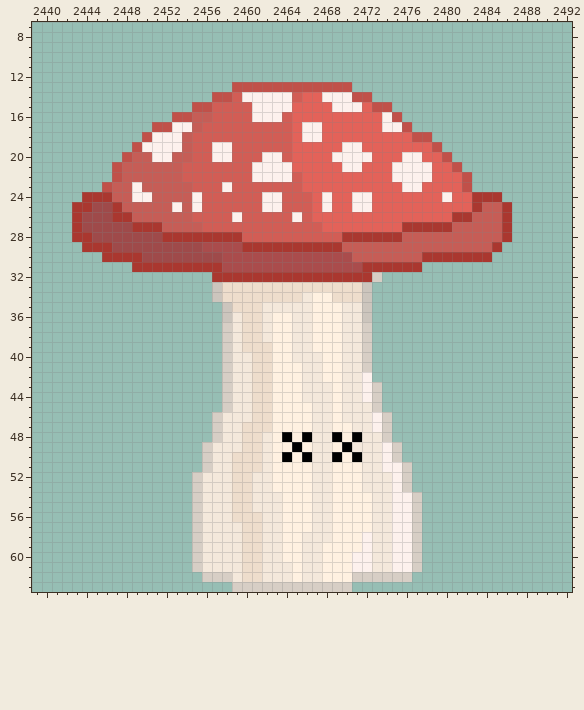
Pixel-art file, stored at assets/art/enemies/Shroom-Sheet.aseprite. The picture above was drawn from the file before the commit.
2880x64 pixels, 1 frame. Colours within 5 levels of each other are drawn and written as one. Shown: x 2439..2492, y 7..63. The old version is drawn lined up with the new one, on the new canvas. The commit also changed other parts of the picture, which this record leaves out.
Now the later version:
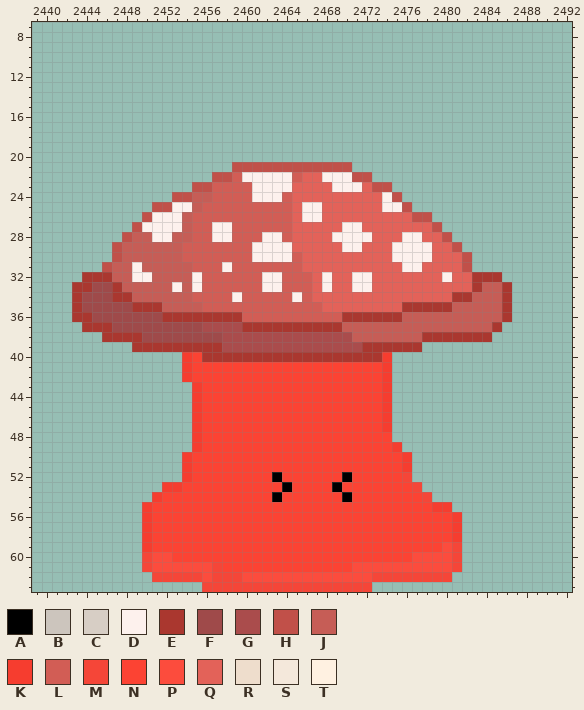
Palette (. is transparent): A #000000  B #ccc5bd  C #d7cec5  D #fdf1ed  E #aa372f  F #9f4a4a  G #aa4c4c  H #c15049  J #c65d56  K #f63d2f  L #d25d55  M #f54638  N #fc4333  P #fc4c3d  Q #e36259  R #eeddcc  S #f4e8db  T #fff1e1
The edit:
canvas 2880x64 -> 3520x64
@@ x 2439..2492 @@
 12 ......................................................
-13 ....................HHHHHHHHHHHH......................
-14 ..................HHLDDDDDLQQDDDHH....................
-15 ................HHLLLLDDDDQQQQDDDQHH..................
-16 ..............HHJJLLLLDDDLQQQQQQQQQDH.................
-17 ............HHDDJLLLLLLLLLQDDQQQQQQDDH................
-18 ...........HDDDJLLLLLLLLLLQDDQQQQQQQQQHH..............
-19 ..........HDDDDJLLDDLLLLLLQQQQQDDQQQQQQQH.............
-20 .........HJJDDJJLLDDLLLDDLQQQQDDDDQQQDDQQH............
-21 ........HJJJJJJLLLLLLLDDDDQQQQQDDQQQDDDDQQH...........
-22 ........HJJJJJJLLLLLLLDDDDLQQQQQQQQQDDDDQQQH..........
-23 .......HJJDJJJJJLLLDLLLLLLLQQQQQQQQQQDDQQQQH..........
-24 .....EEEJJDDJJJJDLLLLLLDDLLLQDQQDDQQQQQQQDQQEEE.......
-25 ....EEFFEJJJJJDJDLLLLLLDDLLLQDQQDDQQQQQQQQQQEJJE......
-26 ....EFFFEEJJJJJJLLLLDLLLLLDLQQQQQQQQQQQQQQEEJJJE......
-27 ....EFFFFFEEEJJJJLLLLLLLLLLLLQQQQQQQQEEEEEJJJJJE......
-28 ....EEFFFFFFFEEEEEEEELLLLLLLLLLEEEEEEJJJJJJJJJJE......
-29 .....EEEFFFFFFFFFGGGGEEEEEEEEEEJJJJJJJJJJJJJJJE.......
-30 .......EEEEFFFFFFFFGGGGGGGGGGGGGJJJJJJJEEEEEEE........
-31 ..........EEEEEEEEEGGGGGGGGGGGGGGEEEEEE...............
-32 ..................EEEEEEEEEEEEEEEEC...................
-33 ..................BRRRRRRRRRRRRRRB....................
-34 ..................BRRRRRRRRSTTRRRB....................
-35 ...................BRRRSSSSSTTTSSB....................
-36 ...................BSRRSTTSSTTTSSB....................
-37 ...................CSRRSTTSSTTTSSC....................
-38 ...................CSRRSTTSSTTTSSC....................
-39 ...................CSRRRTTSSTTTSSC....................
-40 ...................CSSRRTTSSSTTSSC....................
-41 ...................CSSRRTTTSSTTSSC....................
-42 ...................CSSRRTTTSSTTSSD....................
-43 ...................CSSRRTTTSSSTSSDC...................
-44 ...................CSSRRTTTSSSTSSDC...................
-45 ...................CSSRRTTTTSSTSSSC...................
-46 ..................CSSSRRTTTTSSTSSSDC..................
-47 ..................CSSRRRTTTTSSTTSSDC..................
-48 ..................CSSRRSTATASSATASSC..................
-49 .................CSSSRRSTTATSSTASSSDC.................
-50 .................CSSRRRSTATASSATASSDC.................
-51 .................CSSRRRSTTTTSSTTTSSDDC................
-52 ................CSSSRRSSTTTTSSTTTSSSDC................
-53 ................CSSSRRSSTTTTSSTTTSSSDC................
-54 ................CSSSRRSSSTTTSSTTTTSSDDC...............
-55 ................CSSSRRSSSTTTSSTTTTSSDDC...............
-56 ................CSSSRRRSSTTTSSTTTTSSDDC...............
-57 ................CSSSSRRSSTTTSSTTTTSSDDC...............
-58 ................CSSSSRRSSTTSSSTTTDSSDDC...............
-59 ................CSSSSRRSSTTSSTTTTDSSDDC...............
-60 ................CSSSSRRSSTTSSTTTDDSSDDC...............
-61 ................CSSSSRRSSSTSSTTTDDSSDDC...............
-62 .................CCCSRRSSSTSSTTTCCCCCC................
-63 ....................CCCCCCCCCCCC......................
+13 ......................................................
+14 ......................................................
+15 ......................................................
+16 ......................................................
+17 ......................................................
+18 ......................................................
+19 ......................................................
+20 ......................................................
+21 ....................HHHHHHHHHHHH......................
+22 ..................HHLDDDDDLQQDDDHH....................
+23 ................HHLLLLDDDDQQQQDDDQHH..................
+24 ..............HHJJLLLLDDDLQQQQQQQQQDH.................
+25 ............HHDDJLLLLLLLLLQDDQQQQQQDDH................
+26 ...........HDDDJLLLLLLLLLLQDDQQQQQQQQQHH..............
+27 ..........HDDDDJLLDDLLLLLLQQQQQDDQQQQQQQH.............
+28 .........HJJDDJJLLDDLLLDDLQQQQDDDDQQQDDQQH............
+29 ........HJJJJJJLLLLLLLDDDDQQQQQDDQQQDDDDQQH...........
+30 ........HJJJJJJLLLLLLLDDDDLQQQQQQQQQDDDDQQQH..........
+31 .......HJJDJJJJJLLLDLLLLLLLQQQQQQQQQQDDQQQQH..........
+32 .....EEEJJDDJJJJDLLLLLLDDLLLQDQQDDQQQQQQQDQQEEE.......
+33 ....EEFFEJJJJJDJDLLLLLLDDLLLQDQQDDQQQQQQQQQQEJJE......
+34 ....EFFFEEJJJJJJLLLLDLLLLLDLQQQQQQQQQQQQQQEEJJJE......
+35 ....EFFFFFEEEJJJJLLLLLLLLLLLLQQQQQQQQEEEEEJJJJJE......
+36 ....EEFFFFFFFEEEEEEEELLLLLLLLLLEEEEEEJJJJJJJJJJE......
+37 .....EEEFFFFFFFFFGGGGEEEEEEEEEEJJJJJJJJJJJJJJJE.......
+38 .......EEEEFFFFFFFFGGGGGGGGGGGGGJJJJJJJEEEEEEE........
+39 ..........EEEEEEEEEGGGGGGGGGGGGGGEEEEEE...............
+40 ...............KNEEEEEEEEEEEEEEEEEEK..................
+41 ...............KNNNNNNNNNNNNNNNNNNNK..................
+42 ...............KNNNNNNNNNNNNNNNNNNNK..................
+43 ................KNNNNNNNNNNNNNNNNNNK..................
+44 ................KNNNNNNNNNNNNNNNNNNK..................
+45 ................KNNNNNNNNNNNNNNNNNNK..................
+46 ................KNNNNNNNNNNNNNNNNNNK..................
+47 ................KNNNNNNNNNNNNNNNNNNK..................
+48 ................KNNNNNNNNNNNNNNNNNNN..................
+49 ................KNNNNNNNNNNNNNNNNNNNK.................
+50 ...............KNNNNNNNNNNNNNNNNNNNNNK................
+51 ...............KNNNNNNNNNNNNNNNNNNNNNK................
+52 ...............KNNNNNNNNANNNNNNANNNNNM................
+53 .............KKNNNNNNNNNNANNNNANNNNNNNM...............
+54 ............KNNNNNNNNNNNANNNNNNANNNNNNNM..............
+55 ...........KNNNNNNNNNNNNNNNNNNNNNNNNNNNNKK............
+56 ...........KNNNNNNNNNNNNNNNNNNNNNNNNNNNNNNK...........
+57 ...........KNNNNNNNNNNNNNNNNNNNNNNNNNNNNNNK...........
+58 ...........KNNNNNNNNNNNNNNNNNNNNNNNNNNNNNNK...........
+59 ...........KNNNNNNNNNNNNNNNNNNNNNNNNNNNNNPM...........
+60 ...........MPPNNNNNNNNNNNNNNNNNNNNNNNNPPPPM...........
+61 ...........MPPPPPPMNNNNNNNNNNNNNPPPPPPPPPPM...........
+62 ............MMMMMPMMMPPPPPPPPPPPPPMMMMMMMM............
+63 .................MMMMMMMMMMMMMMMMM....................
